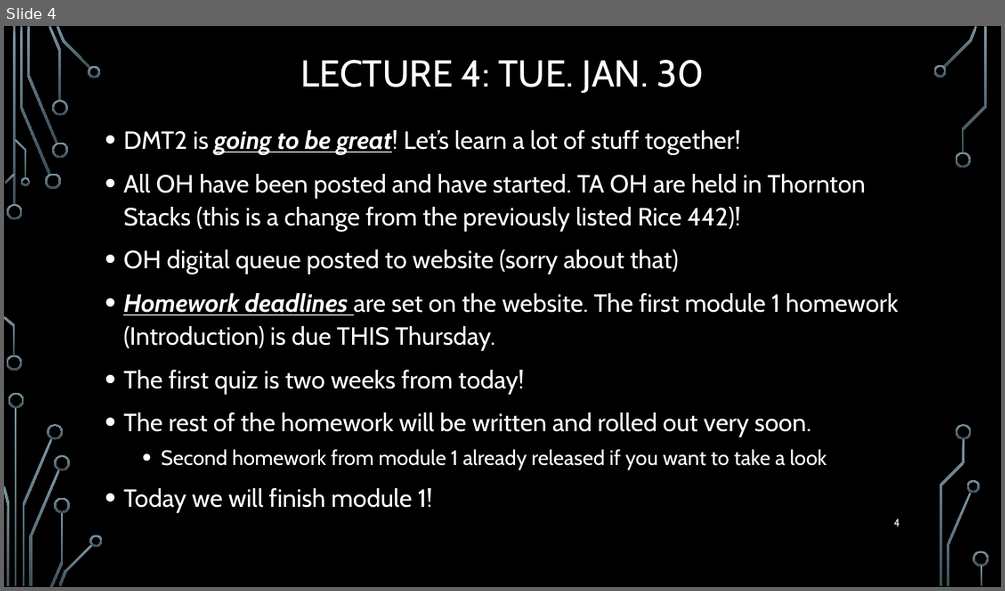
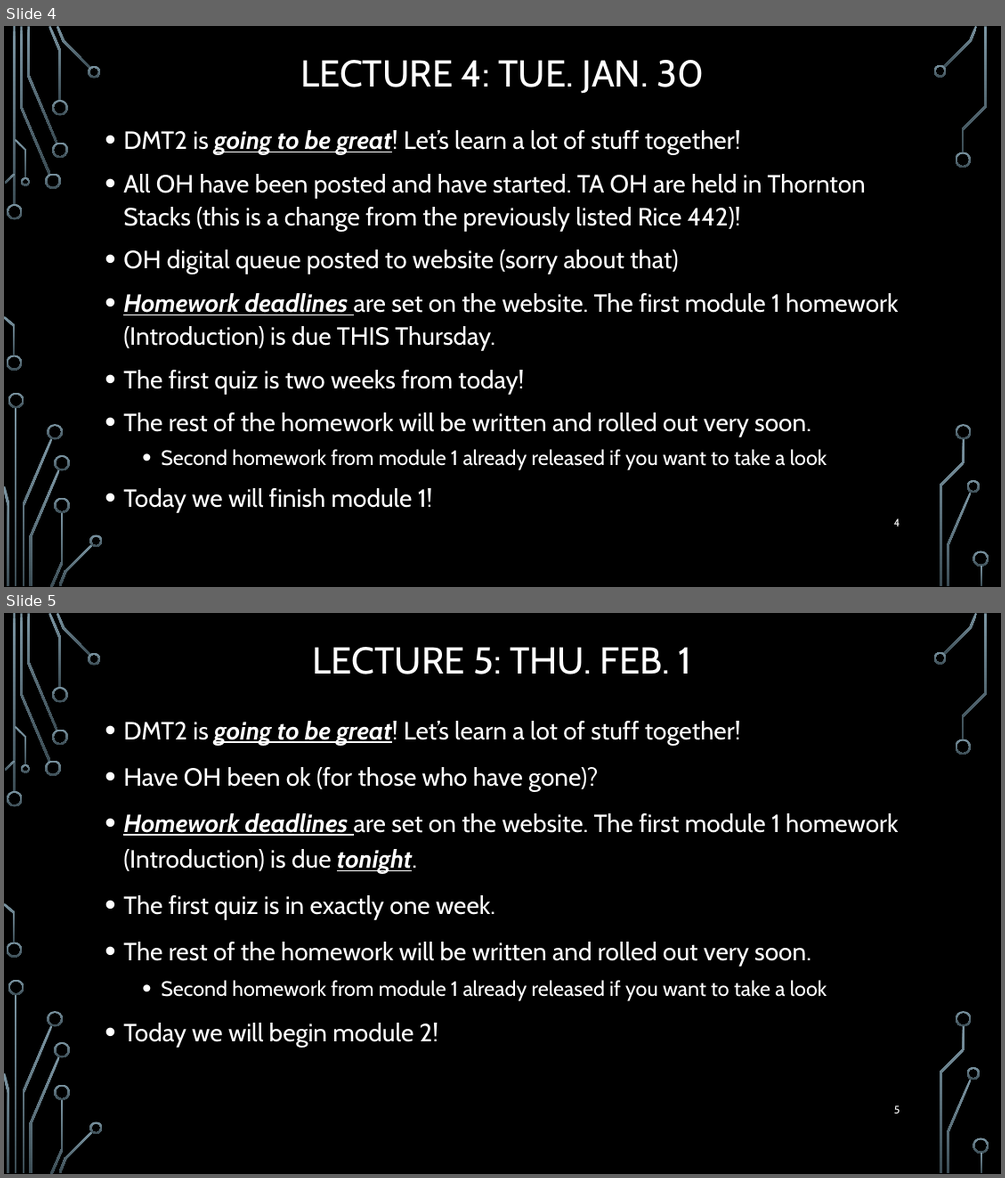
Before and after one commit to markfloryan/dmt2, a slide deck: slides/00-DailyAnnouncements.pptx. Shown one above the other, each under a label of ours: slide 4 before the commit, slides 4 and 5 after it. The pictures are 1005x591 and 1005x1178 pixels, drawn with LibreOffice and Linux fonts; fonts in the diff are those of the drawing; background and template pictures are left out. Boxes give left, top, right and bottom in pixels: in the first picture for what was removed or moved away, otherwise in the second. Text is boxed around its words. In the diff, an @@ line names an element or a change of style, - is before the commit and + after.

Commit message:
prep for lecture

```diff
--- a/slides/00-DailyAnnouncements.pptx
+++ b/slides/00-DailyAnnouncements.pptx
@@ slide 5 added at box(4, 613, 1001, 1174), background picture (left out); not listed: 36 template elements that a slide beside it also shows @@
@@ title added at box(313, 647, 692, 674), 36 pt, text #FFFFFF @@
+LECTURE 5: THU. FEB. 1
@@ text added at box(123, 721, 898, 1047), 24 pt, text #FFFFFF @@
+• DMT2 is going to be great! Let’s learn a lot of stuff together!
+• Have OH been ok (for those who have gone)?
+• Homework deadlines are set on the website. The first module 1 homework (Introduction) is due tonight.
+• The first quiz is in exactly one week.
+• The rest of the homework will be written and rolled out very soon.
+  • Second homework from module 1 already released if you want to take a look
+• Today we will begin module 2!
@@ page number added at box(894, 1105, 900, 1113), 10.5 pt, text #FFFFFF @@
+5
```
Also in this commit, not shown: 1 other file.
